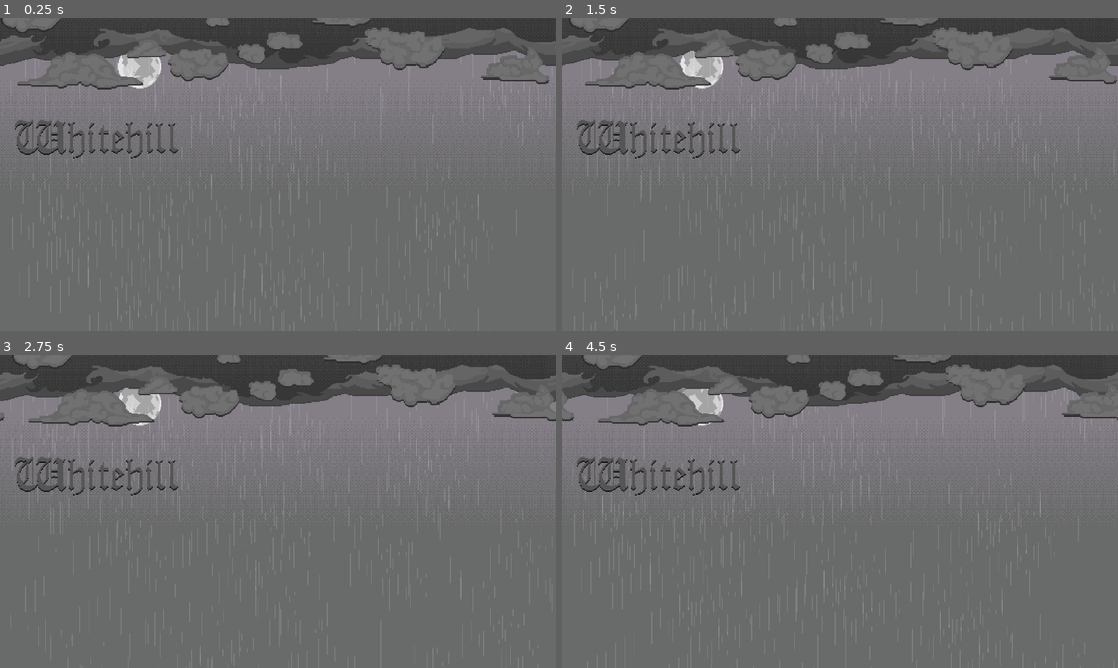
Above: before the commit, frames 1-4 (two rows, left to right).
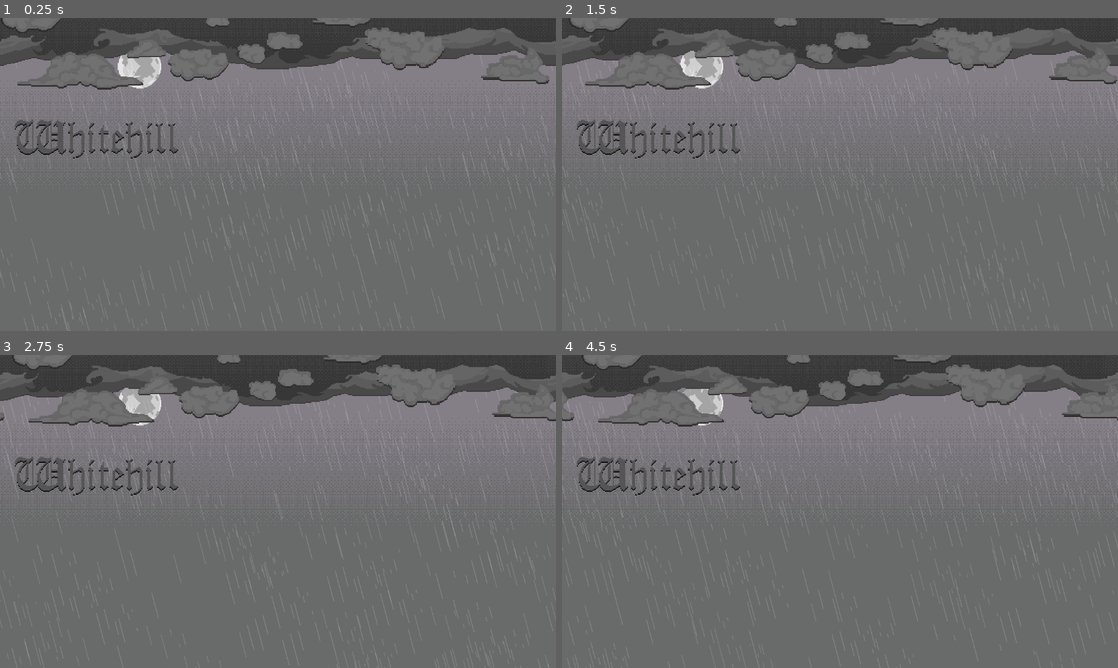
Above: after the commit, the same moments.

Repository: lestercantor/gwj-74---haunted
Game: Godot game, scene res://Art Assets/Art Scenes/MainMenuBackground.tscn
Same seed, same stepped clock (60 frames per second), same inputs: the game is played once before the commit and once after it.
Inputs:
- Up to frame 1 (0.25 s): no input
- Up to frame 2 (1.5 s): no input
- Up to frame 3 (2.75 s): no input
- Up to frame 4 (4.5 s): no input

The runs differ from the first frame. In frame 1, 0.2% of the frame differs, in the area x 7-99%, y 18-100%; in frame 2, less than 0.1%; in frame 3, 0.1%; in frame 4, 0.2%.

Commit message:
rain tweak

Diff:
--- a/Art Assets/Art Scenes/MainMenuBackground.tscn
+++ b/Art Assets/Art Scenes/MainMenuBackground.tscn
@@ -61,25 +61,29 @@
 
 [node name="RainLayer1" type="ParallaxLayer" parent="Camera2D/ParallaxBackground"]
 z_index = 1
-motion_mirroring = Vector2(0, 648)
+motion_mirroring = Vector2(1152, 648)
 script = ExtResource("1_4ih0m")
-CloudSpeedy = 20.0
+CloudSpeedx = 2.0
+CloudSpeedy = 10.0
 
 [node name="RainLayer" type="Sprite2D" parent="Camera2D/ParallaxBackground/RainLayer1"]
 modulate = Color(1, 1, 1, 0.152941)
 position = Vector2(576, 324)
 scale = Vector2(1.8, 1.8)
+skew = -0.261799
 texture = ExtResource("6_m5tty")
 
 [node name="RainLayer 2" type="ParallaxLayer" parent="Camera2D/ParallaxBackground"]
 z_index = 1
-motion_mirroring = Vector2(0, 648)
+motion_mirroring = Vector2(1152, 648)
 script = ExtResource("1_4ih0m")
-CloudSpeedy = 15.0
+CloudSpeedx = 3.0
+CloudSpeedy = 7.0
 
 [node name="RainLayer" type="Sprite2D" parent="Camera2D/ParallaxBackground/RainLayer 2"]
 modulate = Color(1, 1, 1, 0.129412)
 position = Vector2(576, 324)
 scale = Vector2(1.8, 1.8)
+skew = -0.261799
 texture = ExtResource("6_m5tty")
 offset = Vector2(31.97, 9.355)
